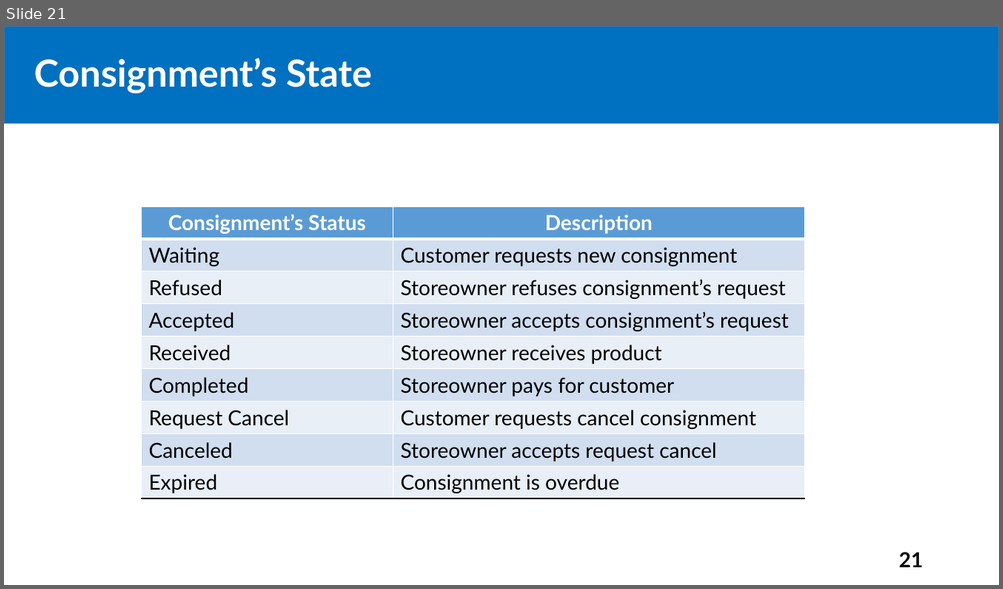
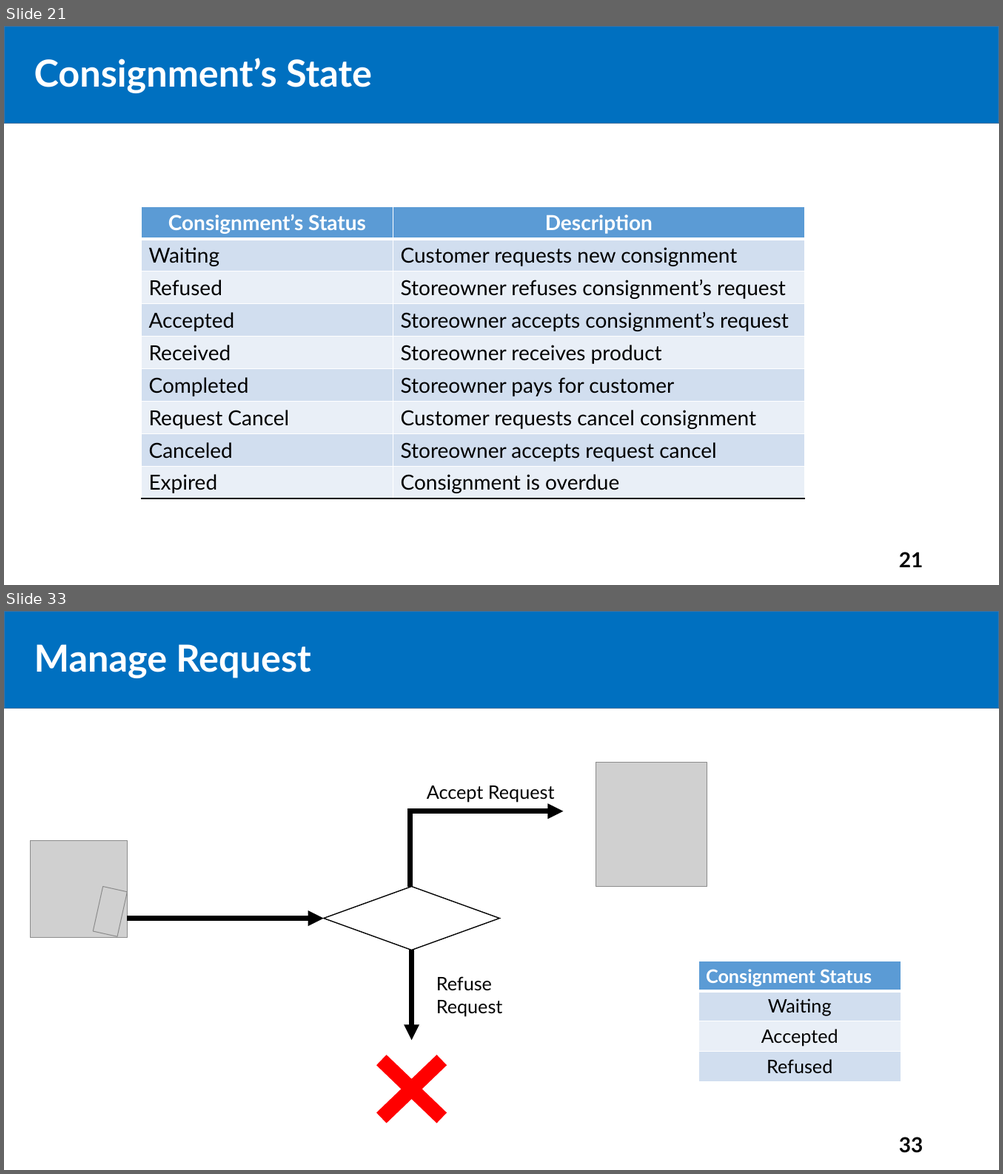
Before and after one commit to tiendan3108/CP, a slide deck: Source/Presentation/PreFinalPresentation.pptx. Shown one above the other, each under a label of ours: slide 21 before the commit, slides 21 and 33 after it; the slides between them are not shown. The pictures are 1003x589 and 1003x1174 pixels, drawn with LibreOffice and Linux fonts; fonts in the diff are those of the drawing; grey boxes stand for pictures. Boxes give left, top, right and bottom in pixels: in the first picture for what was removed or moved away, otherwise in the second. Text is boxed around its words. In the diff, an @@ line names an element or a change of style, - is before the commit and + after.

```diff
--- a/Source/Presentation/PreFinalPresentation.pptx
+++ b/Source/Presentation/PreFinalPresentation.pptx
@@ slide 33 added at box(4, 611, 999, 1170), background #FFFFFF @@
@@ rectangle added at box(4, 611, 999, 708), fill #0070C0, outline #43739E 1 pt @@
@@ text added at box(34, 644, 310, 678), 36 pt, text #FFFFFF, bold @@
+Manage Request
@@ title added at box(61, 651, 213, 678), 44 pt, text #FFFFFF, bold @@
+Outline
@@ picture added at box(596, 763, 707, 887) @@
@@ text added at box(427, 786, 555, 802), 18 pt, text #000000 @@
+Accept Request
@@ elbow arrow added from (410, 887) to (563, 812), #000000 5 pt @@
@@ picture added at box(30, 841, 127, 938) @@
@@ elbow arrow added from (532, 942) to (686, 866), #FFFFFF 5 pt @@
@@ picture added at box(94, 886, 128, 936) @@
@@ diamond added at box(324, 887, 499, 951), fill #FFFFFF, outline #000000 1 pt @@
@@ arrow added from (127, 918) to (324, 918), #000000 5 pt @@
@@ arrow added from (412, 951) to (412, 1041), #000000 5 pt @@
@@ table added at box(699, 962, 901, 1082), 4 rows, 1 columns @@
+Consignment Status
+Waiting
+Accepted
+Refused
@@ text added at box(436, 977, 503, 1017), 18 pt, text #000000 @@
+Refuse Request
@@ cross added at box(354, 1034, 469, 1145), fill #FF0000, outline #FF0000 1 pt @@
@@ page number added at box(899, 1137, 923, 1153), 20 pt, text #000000, bold @@
+33
```
Also in this commit, not shown: 1 slide changed, 20 other slides added.
